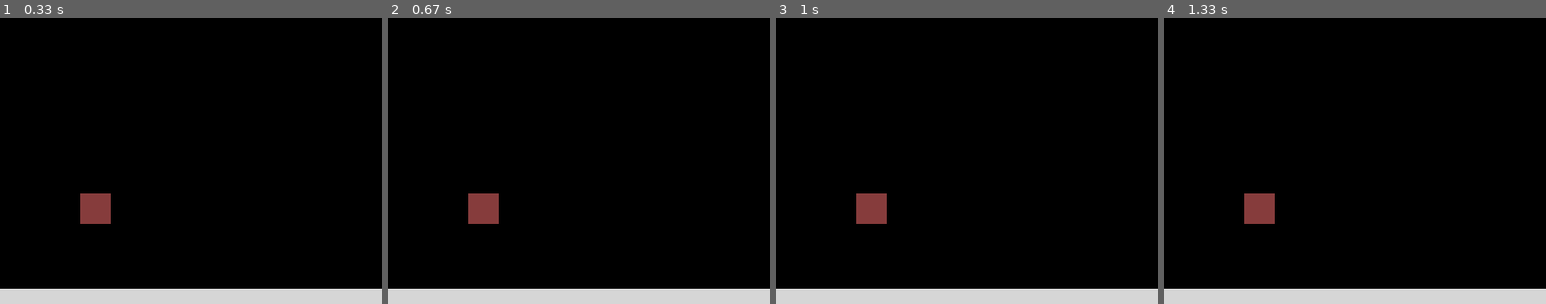
Above: before the commit, frames 1-4 (left to right).
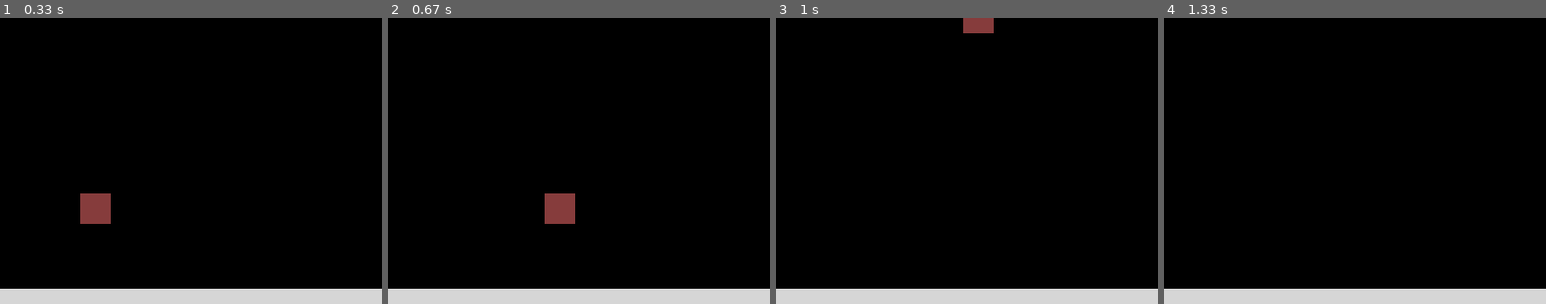
Above: after the commit, the same moments.

Repository: Loaphs/Python
Game: pygame game, started from PyGame Platformer/jumpGame.py
Same seed, same stepped clock (60 frames per second), same inputs: the game is played once before the commit and once after it.
Inputs:
- Up to frame 1 (0.33 s): no input
- Up to frame 2 (0.67 s): hold Right from 0.33 s (still down)
- Up to frame 3 (1 s): release Right at 0.8 s; hold Up from 0.83 s (still down)
- Up to frame 4 (1.33 s): release Up at 1.13 s

Frame 1 is identical in both runs. In frame 2, 1.7% of the frame differs, in the area x 21-49%, y 61-72%; in frame 3, 1.3%; in frame 4, 0.9%.

Commit message:
new stuff idk

Diff:
--- a/PyGame Platformer/jumpGame.py
+++ b/PyGame Platformer/jumpGame.py
@@ -3,7 +3,6 @@
 WID = 400
 HEI = 300
 BG = (0, 0, 0)
-
 
 
 #SPRITE
@@ -26,12 +25,22 @@
     def __init__(self, startx, starty):
         super().__init__("Python\\PyGame Platformer\\p1_front.png", startx, starty)
 
+        self.speed = 4
+        self.jumpspd = 20
+
     def update(self):
-        pass
+        key = pygame.key.get_pressed()
+
+        if key[pygame.K_LEFT]:
+            self.move(-self.speed,0)
+        elif key[pygame.K_RIGHT]:
+            self.move(self.speed,0)
+
+        if key[pygame.K_UP]:
+            self.move(0,-self.jumpspd)
 
     def move(self, x, y):
         self.rect.move_ip([x, y])
-
 
 
 class Box(Sprite):
